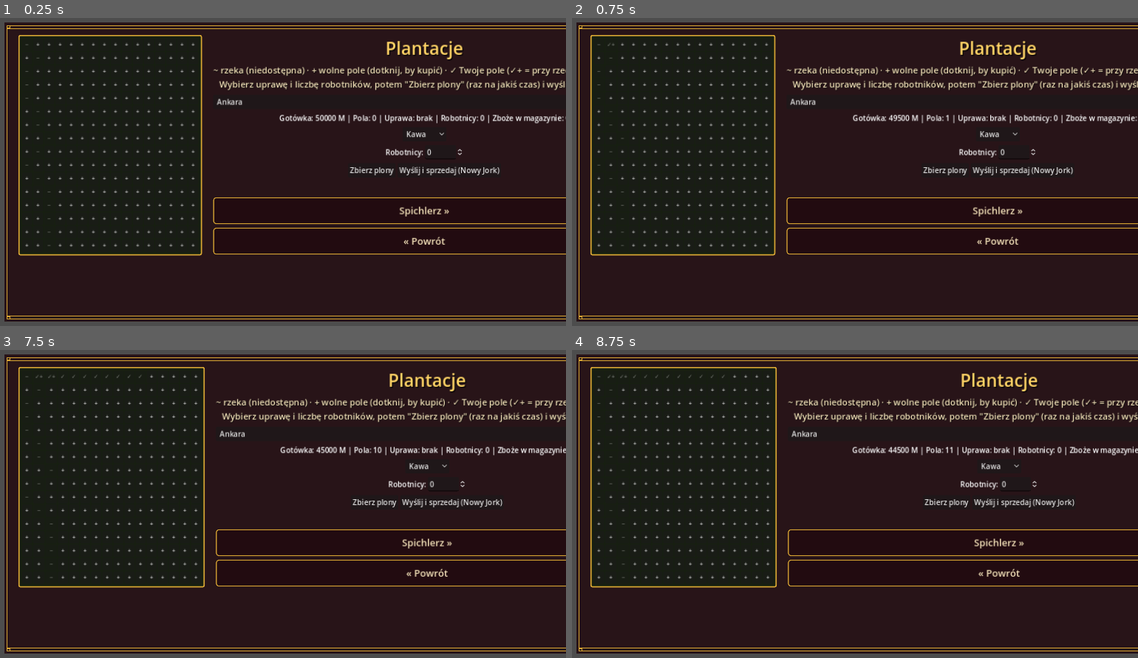
Above: before the commit, frames 1-4 (two rows, left to right).
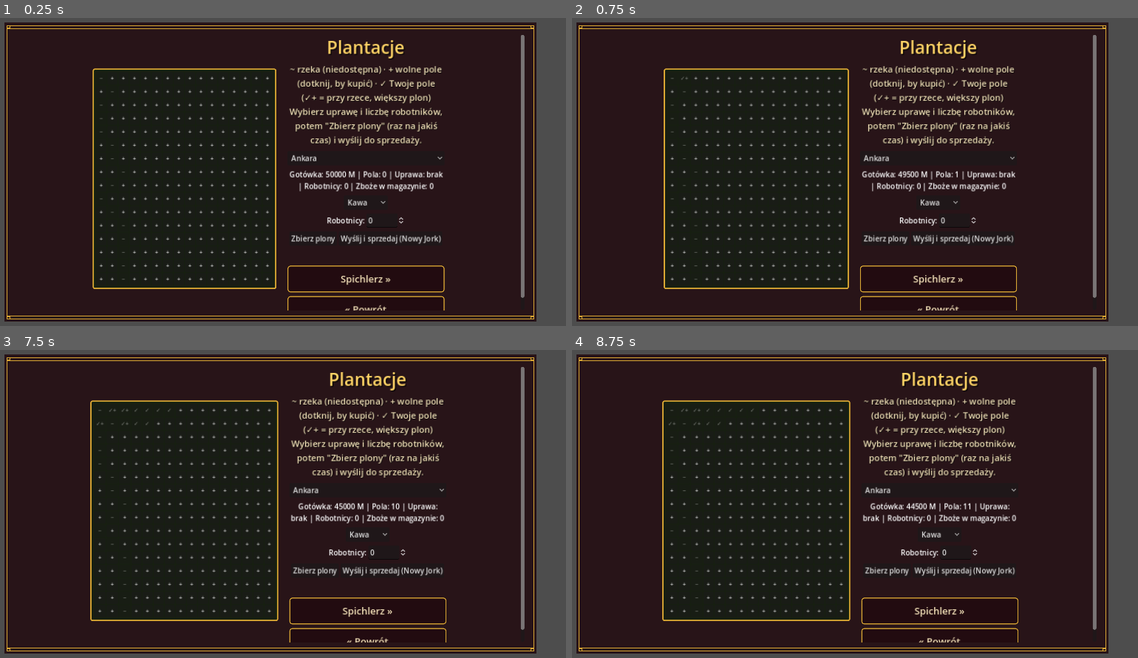
Above: after the commit, the same moments.

Repository: cinekm20/the-forger-retro-tycoon
Game: Godot game, scene res://scenes/plantation/Plantation.tscn
The game is run twice, just before and just after one commit, with the same random seed, the same clock (stepped at 60 frames per second) and the same inputs. This scene is started directly instead of the project's main scene.
Inputs:
- Up to frame 1 (0.25 s): no input
- Up to frame 2 (0.75 s): click "+" at 0.5 s
- Up to frame 3 (7.5 s): click "+" at 1.25 s; click "+" at 2 s; click "+" at 2.75 s; click "+" at 3.5 s; click "+" at 4.25 s; click "+" at 5 s; click "+" at 5.75 s; click "+" at 6.5 s; click "+" at 7.25 s
- Up to frame 4 (8.75 s): click "+" at 8 s

The runs differ from the first frame. In frame 1, 16% of the frame differs, in the area x 3-100%, y 1-99%; in frame 2, 17%; in frame 3, 16%; in frame 4, 16%.

Commit message:
Napraw poziomy overflow na ekranie Plantacji
Legenda i status zbiorów to Labelki bez zawijania tekstu — bez
autowrap_mode ich zgłaszany minimalny rozmiar to CAŁA jednowierszowa
szerokość tekstu (ponad 1000px dla dwuzdaniowej legendy), co rozpychało
cały wiersz (siatka + prawa kolumna) szerzej niż ramka ekranu, a
poziome przewijanie jest celowo wyłączone (make_root:
horizontal_scroll_mode = DISABLED). Dodano autowrap_mode +
custom_minimum_size.x = 340 na legendzie, etykiecie info i statusie
zbiorów, żeby zawijały się do stałej szerokości zamiast rozpychać wiersz.

Diff:
--- a/game/scenes/plantation/Plantation.gd
+++ b/game/scenes/plantation/Plantation.gd
@@ -42,10 +42,18 @@
 
 	## Krótka legenda — bez tego nie było jasne, co robią pola siatki ani
 	## przyciski (zgłoszone przez testera: "nie bardzo wiadomo co tam robić").
-	ScreenHelpers.make_label(
+	## autowrap + custom_minimum_size.x: bez tego Label bez zawijania zgłasza
+	## jako swój minimalny rozmiar całą, jednowierszową szerokość tekstu
+	## (dwa pełne zdania — grubo ponad 1000px), co rozpychało cały wiersz
+	## (siatka + prawa kolumna) szerzej niż ramka ekranu (zgłoszone przez
+	## użytkownika: "plantacja jest za szeroka"), a poziome przewijanie jest
+	## celowo wyłączone w make_root (horizontal_scroll_mode = DISABLED).
+	var legend_label := ScreenHelpers.make_label(
 		right_column,
 		tr("~ rzeka (niedostępna) · + wolne pole (dotknij, by kupić) · ✓ Twoje pole (✓+ = przy rzece, większy plon)\nWybierz uprawę i liczbę robotników, potem \"Zbierz plony\" (raz na jakiś czas) i wyślij do sprzedaży."),
 	)
+	legend_label.autowrap_mode = TextServer.AUTOWRAP_WORD
+	legend_label.custom_minimum_size = Vector2(340, 0)
 
 	var city_option := OptionButton.new()
 	for city_id in Cities.get_plantation_cities():
@@ -57,6 +65,7 @@
 	info_label = Label.new()
 	info_label.horizontal_alignment = HORIZONTAL_ALIGNMENT_CENTER
 	info_label.autowrap_mode = TextServer.AUTOWRAP_WORD
+	info_label.custom_minimum_size = Vector2(340, 0)
 	right_column.add_child(info_label)
 
 	## Siatka 16x16 (256 pól) w oprawionej ramce, jak w oryginale (zrzut
@@ -120,6 +129,8 @@
 	action_row.add_child(sell_btn)
 
 	harvest_status_label = ScreenHelpers.make_label(right_column, "")
+	harvest_status_label.autowrap_mode = TextServer.AUTOWRAP_WORD
+	harvest_status_label.custom_minimum_size = Vector2(340, 0)
 
 	ScreenHelpers.make_button(right_column, "Spichlerz »", func(): SceneRouter.goto_scene(SceneRouter.WAREHOUSE))
 	ScreenHelpers.make_back_button(right_column)
